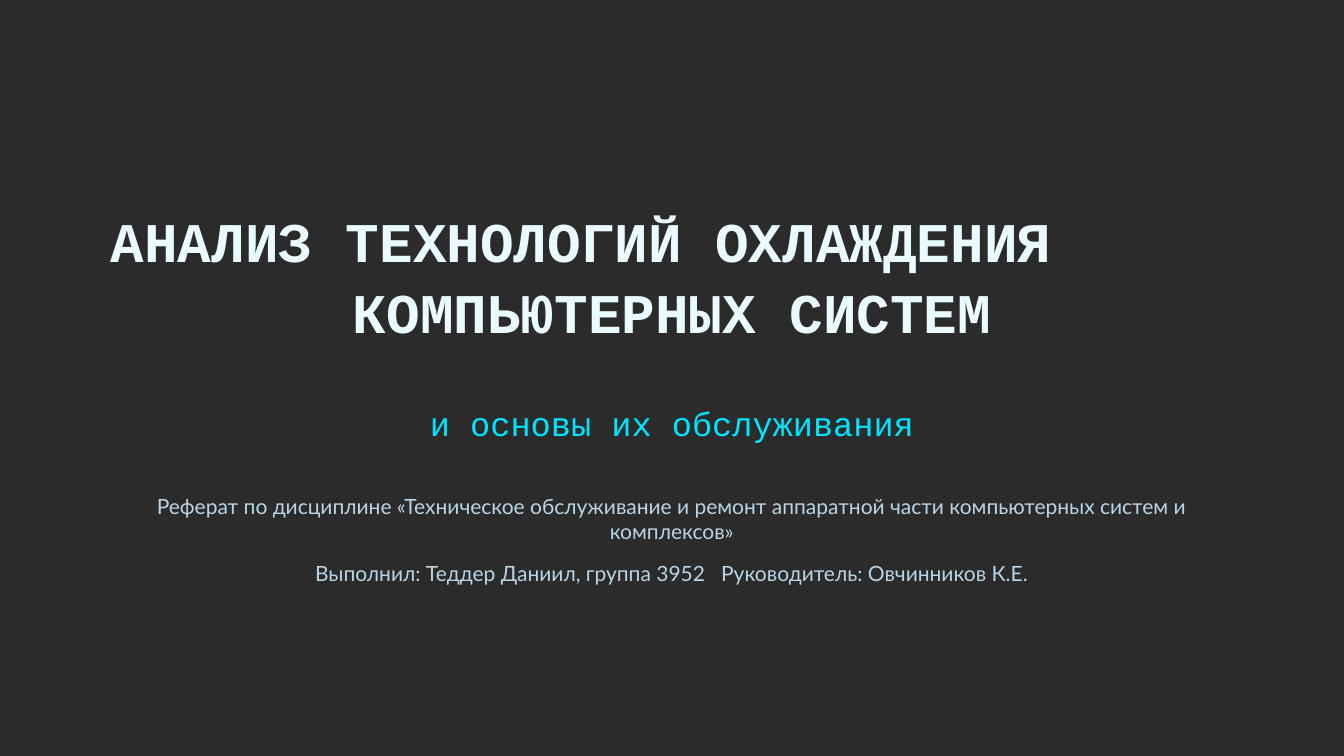
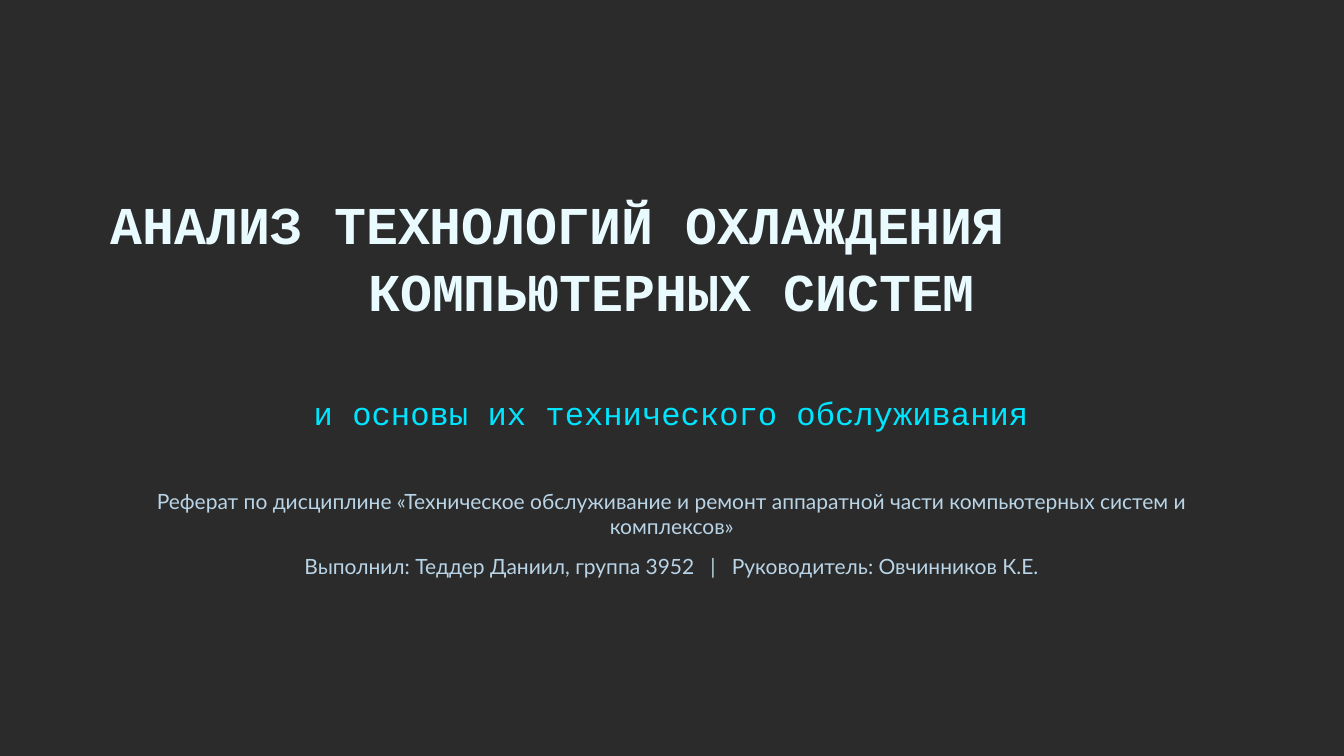
Before and after one commit to Danjar2005/Referat-Ovechka, a slide deck: slide 1 of ОВЧ-ЭКЗ/Итоговые работы/3952_Теддер_Д_ОхлаждениеКомпьютерныхСистем_Презентация.pptx. Drawn at 1344x756 pixels with LibreOffice and Linux fonts; fonts in the diff are those of the drawing; background and template pictures are left out; a plain dark background stands for a picture behind light text. Boxes give left, top, right and bottom in pixels: in the first picture for what was removed or moved away, otherwise in the second. Text is boxed around its words. In the diff, an @@ line names an element or a change of style, - is before the commit and + after.

```diff
--- a/ОВЧ-ЭКЗ/Итоговые работы/3952_Теддер_Д_ОхлаждениеКомпьютерныхСистем_Презентация.pptx
+++ b/ОВЧ-ЭКЗ/Итоговые работы/3952_Теддер_Д_ОхлаждениеКомпьютерныхСистем_Презентация.pptx
@@ text "АНАЛИЗ ТЕХНОЛОГИЙ ОХЛАЖДЕНИЯ КОМПЬЮТЕРНЫХ СИСТЕМ": place and size @@
-text "АНАЛИЗ ТЕХНОЛОГИЙ ОХЛАЖДЕНИЯ КОМПЬЮТЕРНЫХ СИСТЕМ" at [111,222,1051,334]
+text "АНАЛИЗ ТЕХНОЛОГИЙ ОХЛАЖДЕНИЯ КОМПЬЮТЕРНЫХ СИСТЕМ" at [111,206,1004,312]
@@ text "АНАЛИЗ ТЕХНОЛОГИЙ ОХЛАЖДЕНИЯ КОМПЬЮТЕРНЫХ СИСТЕМ" at [111,206,1004,312]: size 40 to 38 pt @@
@@ text at [314,401,1028,432]: text changed; size 24 to 23 pt @@
-и основы их обслуживания
+и основы их технического обслуживания
@@ text "Реферат по дисциплине «Техническое обслуживание ...": place and size @@
-text "Реферат по дисциплине «Техническое обслуживание ..." at [157,499,1186,539]
+text "Реферат по дисциплине «Техническое обслуживание ..." at [157,494,1186,534]
@@ text at [304,559,1038,578]: text changed @@
-Выполнил: Теддер Даниил, группа 3952 Руководитель: Овчинников К.Е.
+Выполнил: Теддер Даниил, группа 3952 | Руководитель: Овчинников К.Е.
```
Also in this commit, not shown: 14 slides added, 13 slides removed, 2 other files.
